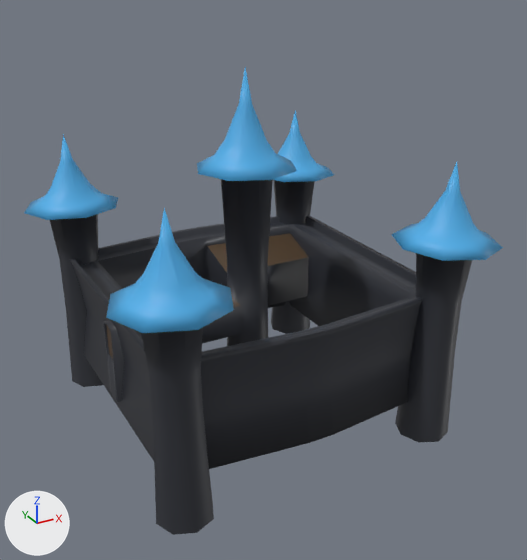
Before and after pictures for a commit that changed the OBJ model Project/Models/Amerulf/Fort_Am.obj.
The view is the same before and after, from a 50 mm camera at (-2.35, -4.54, 2.62) aimed at (0.06, -0.15, 0.42). Every picture has the same lights, and +X, +Y and +Z are marked at lower left. Where no turn or scale is listed for an object, it has been applied to the vertices.
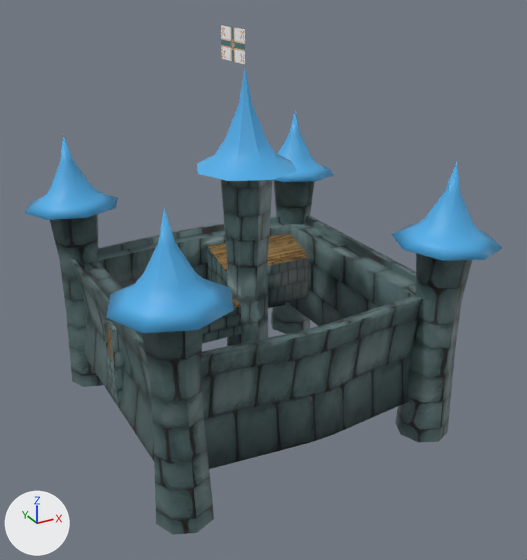
Boxes [x1, y1, x2, y2] around the edits, measured in the pictures (527 x 560 px):
'Cube', surface changed
    both: [70, 216, 423, 469]
'Cylinder.001', surface changed
    both: [49, 156, 471, 535]
'Cylinder', surface changed, shading changed
    both: [197, 68, 297, 346]
'Cube.001', surface changed
    both: [103, 320, 125, 402]
'Plane', added
    after: [221, 25, 245, 64]
part 1 of me_cylinder, shading changed
    both: [197, 67, 297, 181]
part 2 of me_cylinder_001, surface changed
    both: [50, 180, 472, 535]

The change, as a diff of the scene's bpy script:
```diff
--- a/Project/Models/Amerulf/Fort_Am.obj.py
+++ b/Project/Models/Amerulf/Fort_Am.obj.py
@@ img_stone_01_png @@
+img_stone_01_png = load_image('Stone_01.png', 'Tex/Stone_01.png', 1024, 1024, 'sRGB')
@@ img_wood_tex_png @@
+img_wood_tex_png = load_image('wood_tex.png', '../Units/textures/wood_tex.png', 140, 140, 'sRGB')
@@ img_amerulfian_flag_png @@
+img_amerulfian_flag_png = load_image('Amerulfian_flag.png', '../Units/textures/Amerulfian_flag.png', 1080, 648, 'sRGB')
@@ mat_wood @@
 mat_wood = principled_material('Wood')
-mat_wood.base_color = (0.0834, 0.0494, 0.024)  # brown #523f2b
+mat_wood.texture = img_wood_tex_png
+mat_wood.roughness = 1.0
@@ mat_stone @@
 mat_stone = principled_material('Stone')
-mat_stone.base_color = (0.0314, 0.0343, 0.0442)  # black #32343b
+mat_stone.texture = img_stone_01_png
@@ mat_material @@
+mat_material = principled_material('Material')
+mat_material.texture = img_amerulfian_flag_png
@@ me_cylinder @@
 me_cylinder.from_pydata(...)  # 79 vertices, 77 faces; spans x -0.98..0.38, y -0.38..0.38, z -0.87..1.96
 # used by ob_cylinder; location = (0.0, 0.0, 0.0)
+# me_cylinder part 1: edges marked sharp go from 0 to 77
 me_cylinder.materials.append(mat_roof)
@@ me_cylinder_001 @@
 me_cylinder_001.from_pydata(...)  # 260 vertices, 256 faces; spans x -1.39..1.39, y -1.39..1.39, z -0.7..1.41
 # used by ob_cylinder_001; location = (0.0, 0.0, 0.0)
+# me_cylinder_001 part 2: texture (UV) coordinates of 96 of 256 faces, centred in x -1.16..1.16, y -1.16..1.16, z -0.35..0.63, changed; they spanned u 0.0..1.0, v 0.5..1.0 and now span u 0.21..0.79, v 0.09..1.41
 me_cylinder_001.materials.append(mat_roof)
@@ me_plane @@
+me_plane.from_pydata(...)  # 4 vertices, 1 face; spans x 0.0, y 0.001..0.365, z 1.965..2.191
+me_plane.materials.append(mat_material)  # picture img_amerulfian_flag_png
@@ ob_plane @@
+ob_plane = bpy.data.objects.new('Plane', me_plane)
+ob_plane.location = (0.0, 0.0, 0.0)
```
